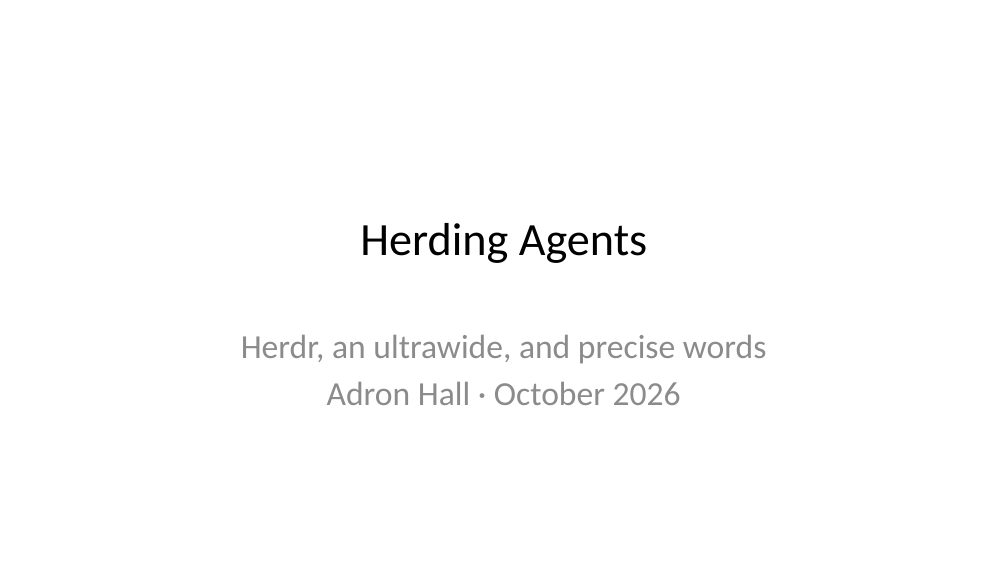
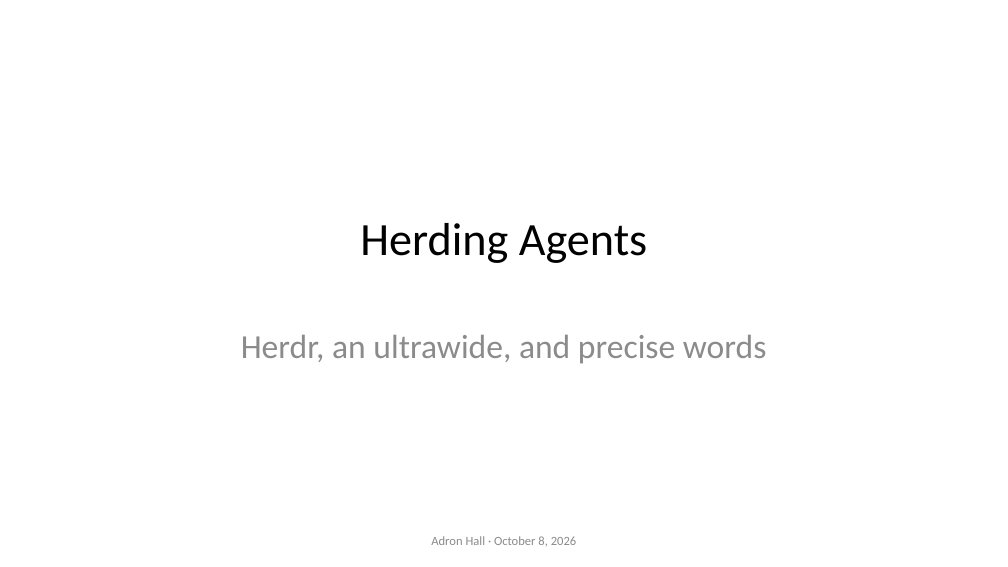
Before and after one commit to Adron/herdr, a slide deck: slide 1 of presentation/herding-agents.pptx. Drawn at 1008x567 pixels with LibreOffice and Linux fonts; fonts in the diff are those of the drawing. Boxes give left, top, right and bottom in pixels: in the first picture for what was removed or moved away, otherwise in the second. Text is boxed around its words. In the diff, an @@ line names an element or a change of style, - is before the commit and + after.

```diff
--- a/presentation/herding-agents.pptx
+++ b/presentation/herding-agents.pptx
@@ subtitle at (x1=327, y1=382, x2=681, y2=405): paragraph removed @@
-Adron Hall · October 2026
@@ text added at (x1=431, y1=536, x2=576, y2=546), 12 pt, text #8C8C8C @@
+Adron Hall · October 8, 2026
```
Also in this commit, not shown: 1 other slide changed, 4 other files.
